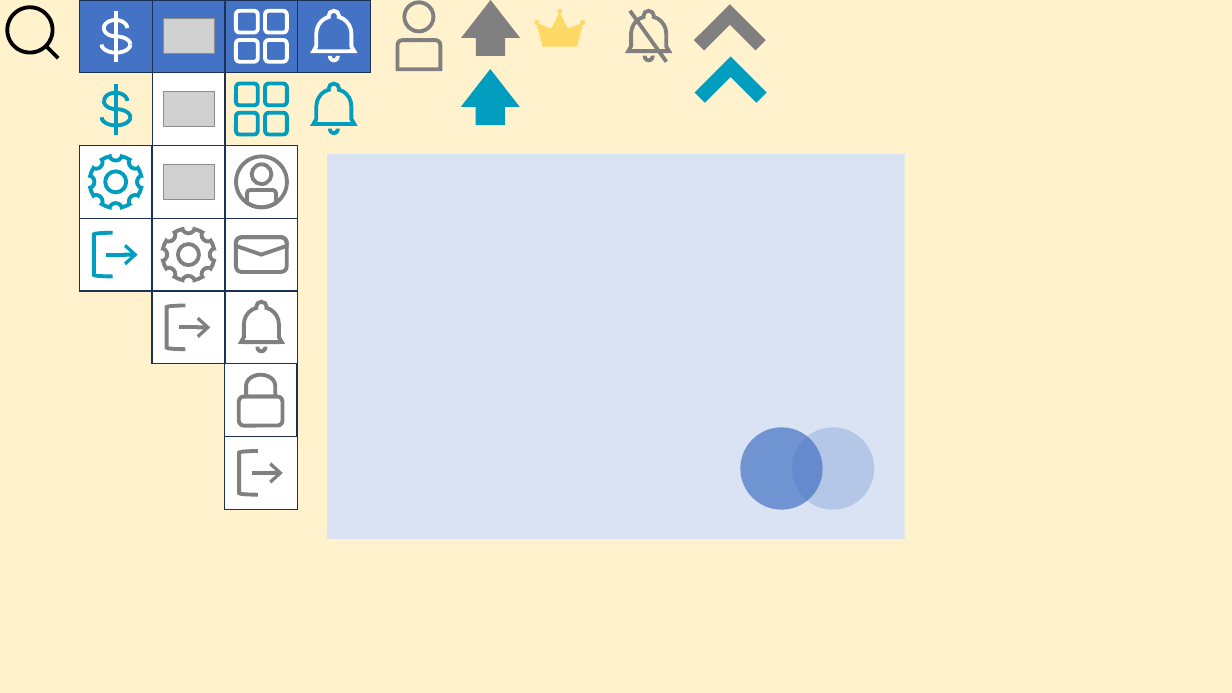
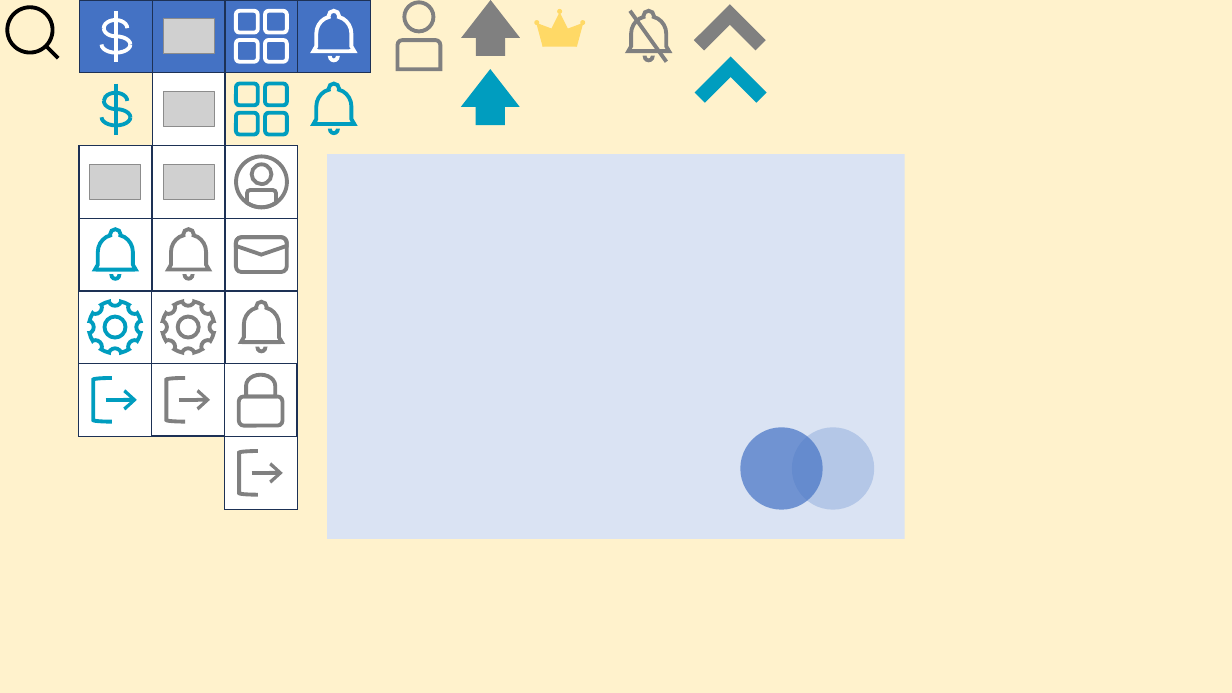
Before and after one commit to tkuProject/Project, a slide deck: slide 1 of src/assets/images/圖的原檔.pptx. Drawn at 1232x693 pixels with LibreOffice and Linux fonts; fonts in the diff are those of the drawing; grey boxes stand for pictures. Boxes give left, top, right and bottom in pixels: in the first picture for what was removed or moved away, otherwise in the second. Text is boxed around its words. In the diff, an @@ line names an element or a change of style, - is before the commit and + after.

```diff
--- a/src/assets/images/圖的原檔.pptx
+++ b/src/assets/images/圖的原檔.pptx
@@ picture added at bbox=[90, 165, 140, 200] @@
@@ freeform shape: place and size @@
-freeform shape at bbox=[91, 156, 141, 207]
+freeform shape at bbox=[95, 229, 136, 270]
@@ freeform shape added at bbox=[168, 229, 209, 270], outline #808080 3 pt @@
@@ rectangle added at bbox=[79, 291, 152, 364], fill #FFFFFF, outline #1E3256 1 pt @@
@@ arch (boxed as its full ring) added at bbox=[110, 270, 120, 280], fill #009DBF, outline #009DBF 1 pt @@
@@ rectangle added at bbox=[152, 291, 225, 364], fill #FFFFFF, outline #1E3256 1 pt @@
@@ arch (boxed as its full ring) added at bbox=[183, 270, 193, 280], fill #808080, outline #808080 1 pt @@
@@ freeform shape added at bbox=[90, 301, 140, 352], outline #009DBF 3 pt @@
@@ rectangle added at bbox=[79, 363, 152, 436], fill #FFFFFF, outline #1E3256 1 pt @@
@@ left bracket: place and size @@
-left bracket at bbox=[94, 233, 113, 276]
+left bracket at bbox=[93, 378, 112, 421]
@@ 1 left bracket, 1 freeform shape, 1 rectangle: place and size @@
-1 left bracket, 1 freeform shape, 1 rectangle at bbox=[152, 229, 226, 364]
+1 left bracket, 1 freeform shape, 1 rectangle at bbox=[152, 301, 225, 436]
@@ arrow moved from (106, 255) - (138, 255) to (105, 400) - (137, 400) @@
@@ arrow moved from (179, 327) - (211, 327) to (179, 400) - (210, 400) @@
```
Also in this commit, not shown: 12 other files.
